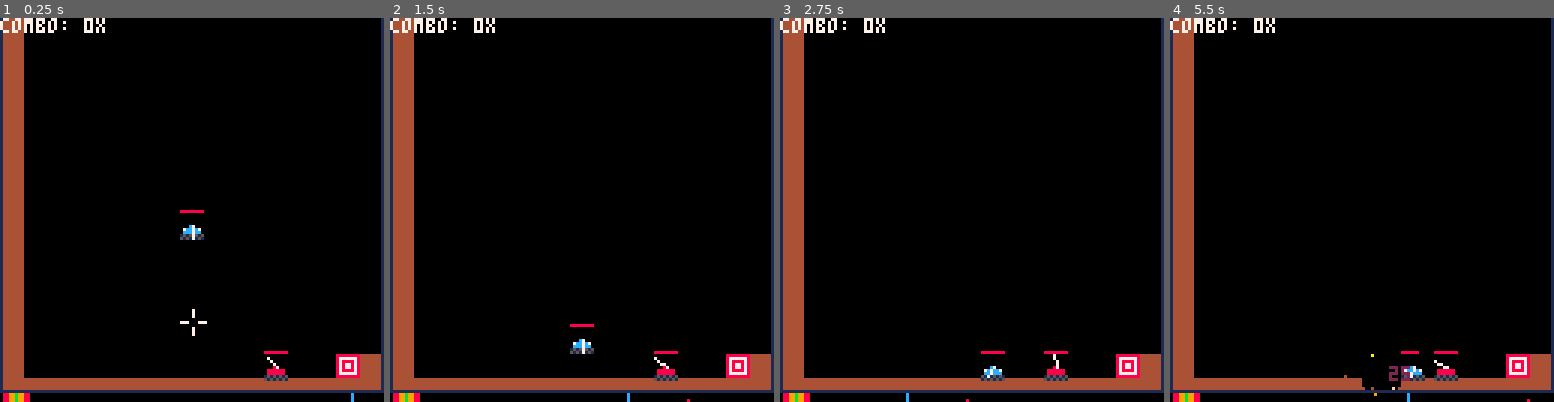
Above: before the commit, frames 1-4 (left to right).
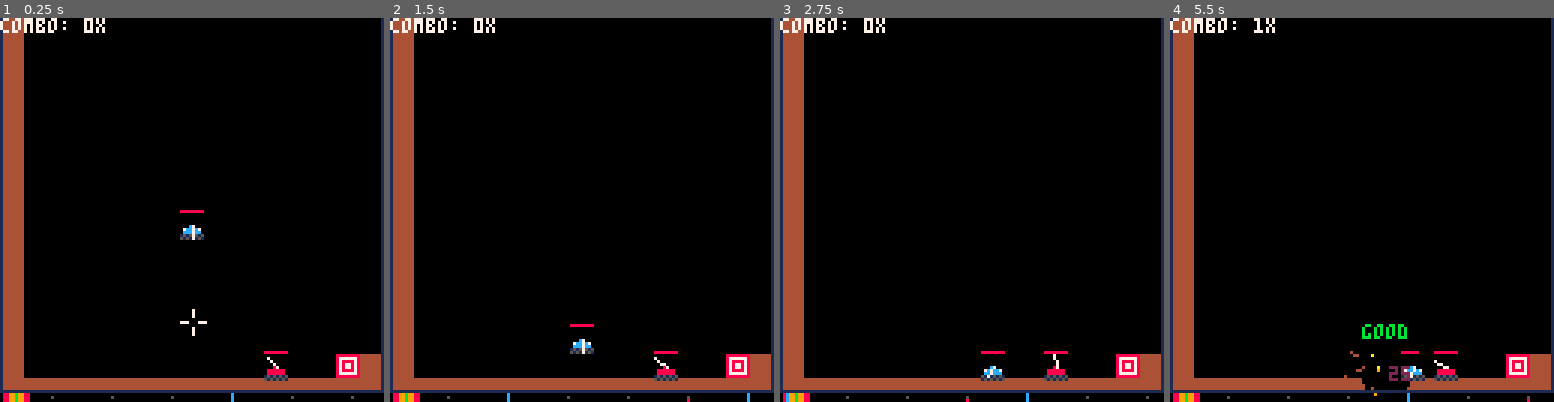
Above: after the commit, the same moments.

Repository: MarrMann/tanks.p8
Game: PICO-8 cartridge tanks.p8
The game is run twice, just before and just after one commit, with the same random seed, the same clock (stepped at 60 frames per second) and the same inputs.
Inputs:
- Up to frame 1 (0.25 s): no input
- Up to frame 2 (1.5 s): tap X (X key) at 0.33, 1.07 s
- Up to frame 3 (2.75 s): hold Right 1.6-2.1 s; tap X (X key) at 1.85 s; hold Up 2.15-2.42 s; hold Right from 2.47 s (still down)
- Up to frame 4 (5.5 s): tap X (X key) at 2.97, 4.08, 5.2 s; release Right at 3.03 s; hold Left 3.08-3.58 s; hold Down 3.63-3.97 s; hold Right 4.02-4.68 s; hold Up 4.73-5.03 s; hold Left from 5.08 s (still down)

The runs differ from the first frame. In frame 1, less than 0.1% of the frame differs, in the area x 13-93%, y 97-100%; in frame 2, less than 0.1%; in frame 3, less than 0.1%; in frame 4, 0.5%, in the area x 14-94%, y 0-100%.

Commit message:
added tick sound and ui

Diff:
--- a/tanks.p8
+++ b/tanks.p8
@@ -77,8 +77,9 @@
 	max_health=100,
 	health_regen=10,
 	is_knocked=false,
-	cd=120,
-	cur_cd=120
+	cd=80,
+	cur_cd=80,
+	tickstep=20
 }
 
 x_hold_frames = 0
@@ -227,6 +228,13 @@
 		acc.combo=0
 	end
 	p.cur_cd-=1
+
+	// snd
+	if p.cur_cd==0 or p.cur_cd/p.tickstep==4 then
+		sfx(3,2,0,1)
+	elseif p.cur_cd%p.tickstep==0 then
+		sfx(2,2,0,1)
+	end
 end
 
 function draw_player()
@@ -1058,6 +1066,7 @@
 	draw_acc_marker(125)
 	draw_acc_marker(126)
 	draw_acc_marker(127)
+	draw_player_cd(p.cur_cd,p.cd,126,12,5)
 	draw_cd(p.cur_cd,p.cd,127,12)
 	draw_cd(p.cur_cd,p.cd,126,12)
 	draw_cd(p.cur_cd,p.cd,125,12)
@@ -1085,6 +1094,22 @@
 	while cddraw < 128 do
 		pset(cddraw,y,col)
 		cddraw+=cd
+	end
+end
+
+function draw_player_cd(cur_cd,cd,y,col,tickcol)
+	local cddraw=cur_cd+5
+	while cddraw < 128 do
+		pset(cddraw,y+1,col)
+		pset(cddraw,y,col)
+		pset(cddraw,y-1,col)
+		cddraw+=cd
+	end
+
+	cddraw -= p.tickstep
+	while cddraw > 0 do
+		pset(cddraw,y,tickcol)
+		cddraw -= p.tickstep
 	end
 end
 
Not shown, changed: the sound effects (__sfx__) section of tanks.p8
